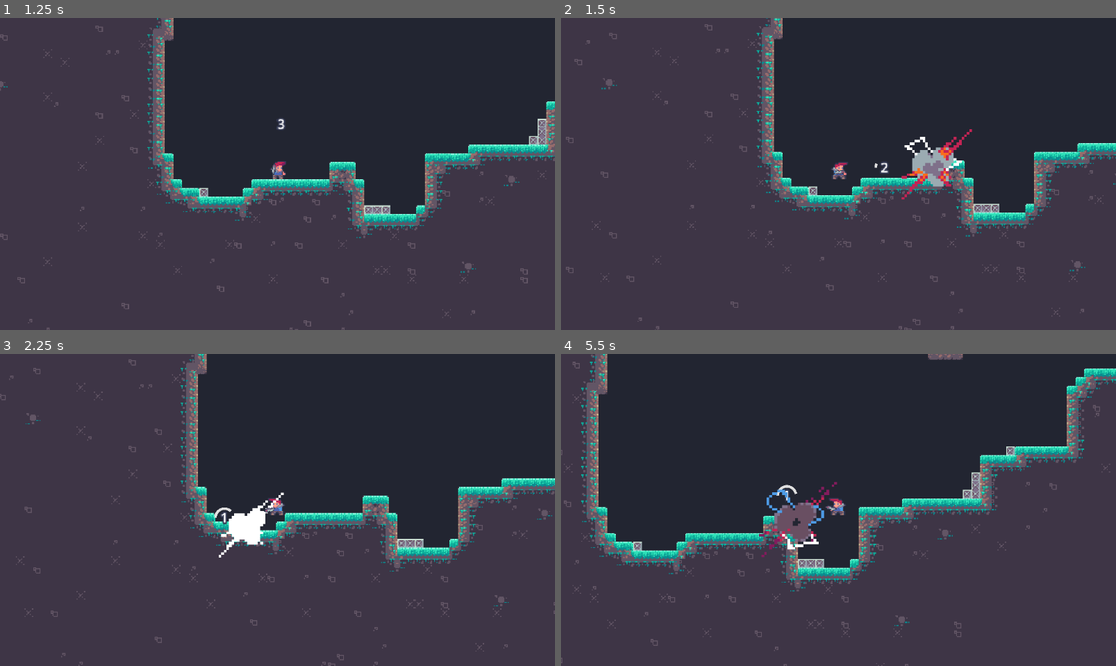
Above: before the commit, frames 1-4 (two rows, left to right).
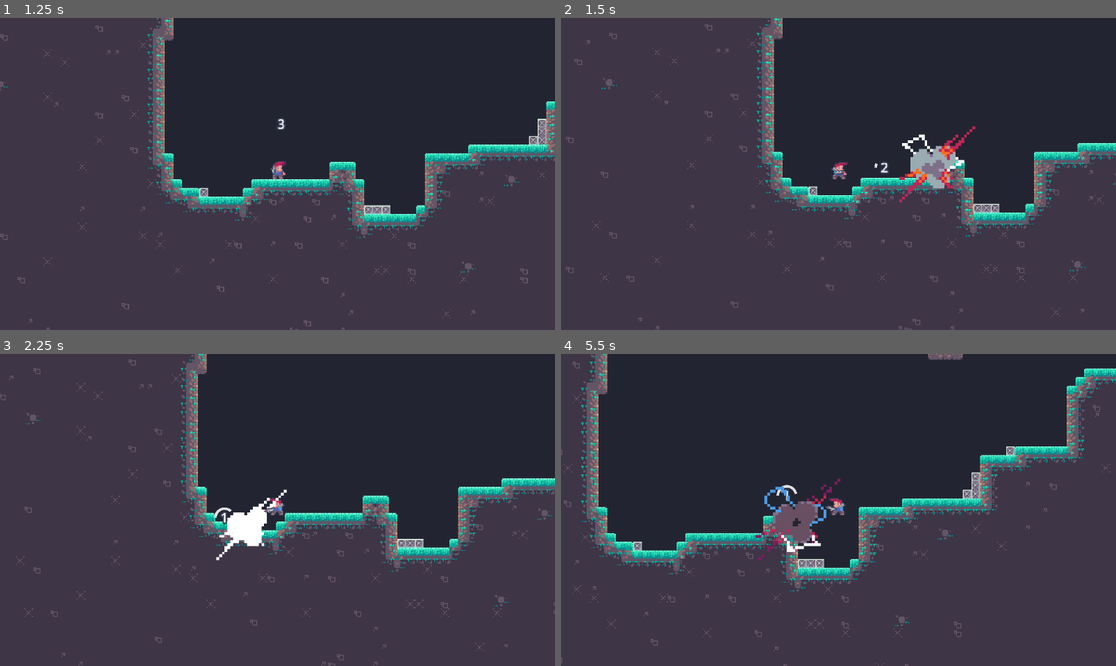
Above: after the commit, the same moments.

Repository: SoulierTom/Rocket
Game: Godot game, scene res://Scenes/Main_Menu.tscn
The game is run twice, just before and just after one commit, with the same random seed, the same clock (stepped at 60 frames per second) and the same inputs.
Inputs (mouse positions are in pixels of both pictures, inside the frame that each line leads up to):
- Up to frame 1 (1.25 s): click "Play" at 0.5 s
- Up to frame 2 (1.5 s): tap Enter at 1.25 s; move the mouse to (960, 158) at 1.27 s; press the mouse at (960, 158) at 1.28 s; hold D (Move_Right) from 1.28 s (still down)
- Up to frame 3 (2.25 s): keep holding D (Move_Right); tap Space (Jump) at 1.52 s; move the mouse to (166, 525) at 2.02 s; release the mouse at (166, 525) at 2.03 s; click (166, 525) at 2.1 s
- Up to frame 4 (5.5 s): tap Space (Jump) at 2.27, 3.77, 4.52, 5.27 s; move the mouse to (894, 441) at 2.77 s; release D (Move_Right) at 2.78 s; press the mouse at (894, 441) at 2.78 s; hold A (Move_Left) 2.78-3.53 s; move the mouse to (810, 572) at 3.52 s; release the mouse at (810, 572) at 3.53 s; hold D (Move_Right) 3.53-5.03 s; click (810, 572) at 3.6 s; move the mouse to (1005, 556) at 4.27 s; press the mouse at (1005, 556) at 4.28 s; move the mouse to (672, 463) at 5.02 s; release the mouse at (672, 463) at 5.03 s; hold A (Move_Left) from 5.03 s (still down); click (672, 463) at 5.1 s

Frame 1 is identical in both runs. In frame 2, 0.6% of the frame differs, in the area x 60-75%, y 34-60%; in frame 3, 0.3%; in frame 4, 0.7%, in the area x 35-51%, y 39-67%.

Commit message:
resize explosion

Diff:
--- a/Scenes/Explosion.tscn
+++ b/Scenes/Explosion.tscn
@@ -97,7 +97,7 @@
 autostart = true
 
 [node name="AnimatedSprite2D" type="AnimatedSprite2D" parent="."]
-scale = Vector2(1.2, 1.2)
+scale = Vector2(1.3, 1.3)
 sprite_frames = SubResource("SpriteFrames_gwew1")
 animation = &"Explosion"
 
